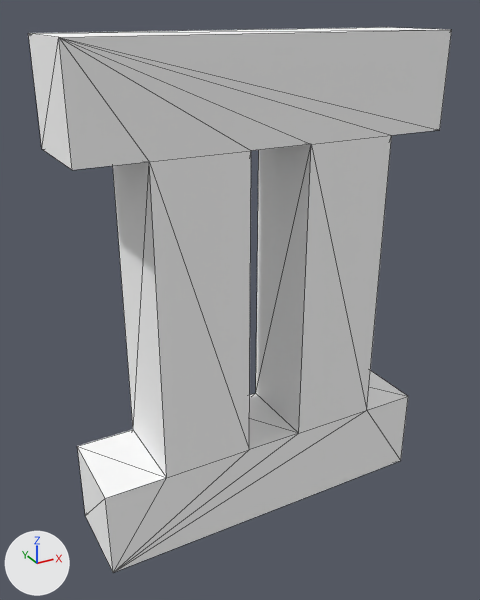
An edit to the OBJ model Assets/Models/Chapters/chapter_two_number.obj, drawn before and after from the same camera.
One viewpoint serves both versions: a 50 mm camera at (-2.04, -3.51, 3.92) aimed at (-0.09, 0.03, 2.15). The lights are fixed; the arrows at lower left show +X, +Y and +Z. The first picture is the older version. Mesh edges are drawn as thin lines. Where no turn or scale is listed for an object, it has been applied to the vertices. Vertices at exactly the same position are counted once.

Before the edit, the objects in view are built like this:
```python
me_untitled = bpy.data.meshes.new('Untitled')
me_untitled.from_pydata(...)  # 32 vertices, 64 faces; spans x -1.2..1.2, y -0.3..0.3, z 0.6..3.8
me_untitled.materials.append(mat_palette)  # picture img_chapter_two_number_png
ob_untitled = bpy.data.objects.new('Untitled', me_untitled)
ob_untitled.location = (0.0, 0.0, 0.0)
```
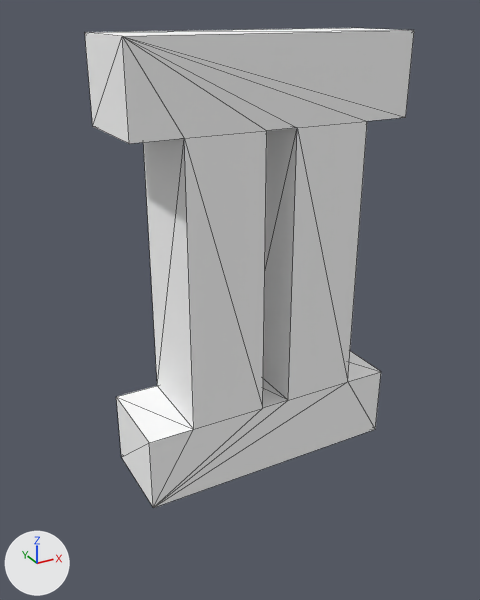
The edits, one by one:
me_untitled is used by ob_untitled; location (0.0, 0.0, 0.0).
me_untitled had 32 vertices, 64 faces and spanned x -1.2..1.2, y -0.3..0.3, z 0.6..3.8.
me_untitled now has 32 vertices, 64 faces and spans x -0.9..0.9, y -0.3..0.3, z 1.0..3.8.
Part 1, on me_untitled:
Vertex 0 of me_untitled moves from (-1.2, -0.3, 0.6) at pixel (113, 572) to (-0.9, -0.3, 1.0) at pixel (153, 507).
Vertex 1 of me_untitled moves from (-1.2, 0.3, 0.6) at pixel (85, 515) to (-0.9, 0.3, 1.0) at pixel (121, 457).
Vertex 2 of me_untitled moves from (-1.2, -0.3, 1.2) at pixel (105, 498) to (-0.9, -0.3, 1.5) at pixel (149, 442).
Vertex 3 of me_untitled moves from (-1.2, 0.3, 1.2) at pixel (77, 446) to (-0.9, 0.3, 1.5) at pixel (116, 396).
Vertex 4 of me_untitled moves from (-1.2, -0.3, 3.2) at pixel (72, 170) to (-0.9, -0.3, 3.3) at pixel (129, 143).
Vertex 5 of me_untitled moves from (-1.2, 0.3, 3.2) at pixel (41, 149) to (-0.9, 0.3, 3.3) at pixel (92, 126).
Vertex 6 of me_untitled moves from (-1.2, -0.3, 3.8) at pixel (58, 37) to (-0.9, -0.3, 3.8) at pixel (122, 36).
Vertex 7 of me_untitled moves from (-1.2, 0.3, 3.8) at pixel (28, 33) to (-0.9, 0.3, 3.8) at pixel (84, 32).
Vertex 8 of me_untitled moves from (-0.8, -0.3, 1.2) at pixel (166, 477) to (-0.6, -0.3, 1.5) at pixel (193, 429).
Vertex 9 of me_untitled moves from (-0.8, 0.3, 1.2) at pixel (133, 429) to (-0.6, 0.3, 1.5) at pixel (157, 385).
Vertex 10 of me_untitled moves from (-0.8, -0.3, 3.2) at pixel (149, 161) to (-0.6, -0.3, 3.3) at pixel (184, 138).
Vertex 11 of me_untitled moves from (-0.8, 0.3, 3.2) to (-0.6, 0.3, 3.3).
Vertex 12 of me_untitled moves from (0.2, -0.3, 1.2) at pixel (298, 433) to (0.1, -0.3, 1.5) at pixel (288, 400).
Vertex 13 of me_untitled moves from (0.2, 0.3, 1.2) at pixel (255, 393) to (0.1, 0.3, 1.5).
Vertex 14 of me_untitled moves from (0.2, -0.3, 3.2) at pixel (311, 144) to (0.1, -0.3, 3.3) at pixel (297, 127).
Vertex 15 of me_untitled moves from (0.2, 0.3, 3.2) to (0.1, 0.3, 3.3).
Vertex 16 of me_untitled moves from (-0.2, -0.3, 1.2) at pixel (249, 449) to (-0.1, -0.3, 1.5) at pixel (262, 408).
Vertex 17 of me_untitled moves from (-0.2, 0.3, 1.2) to (-0.1, 0.3, 1.5).
Vertex 18 of me_untitled moves from (-0.2, -0.3, 3.2) at pixel (251, 150) to (-0.1, -0.3, 3.3) at pixel (266, 130).
Vertex 19 of me_untitled moves from (-0.2, 0.3, 3.2) to (-0.1, 0.3, 3.3).
Vertex 20 of me_untitled moves from (0.8, -0.3, 1.2) at pixel (366, 410) to (0.6, -0.3, 1.5) at pixel (347, 381).
Vertex 21 of me_untitled moves from (0.8, 0.3, 1.2) to (0.6, 0.3, 1.5).
Vertex 22 of me_untitled moves from (0.8, -0.3, 3.2) at pixel (391, 135) to (0.6, -0.3, 3.3) at pixel (367, 121).
Vertex 23 of me_untitled moves from (0.8, 0.3, 3.2) to (0.6, 0.3, 3.3).
Vertex 24 of me_untitled moves from (1.2, -0.3, 0.6) at pixel (400, 460) to (0.9, -0.3, 1.0) at pixel (375, 429).
Vertex 25 of me_untitled moves from (1.2, 0.3, 0.6) to (0.9, 0.3, 1.0).
Vertex 26 of me_untitled moves from (1.2, -0.3, 1.2) at pixel (408, 396) to (0.9, -0.3, 1.5) at pixel (381, 371).
Vertex 27 of me_untitled moves from (1.2, 0.3, 1.2) to (0.9, 0.3, 1.5).
Vertex 28 of me_untitled moves from (1.2, -0.3, 3.2) at pixel (439, 130) to (0.9, -0.3, 3.3) at pixel (405, 117).
Vertex 29 of me_untitled moves from (1.2, 0.3, 3.2) to (0.9, 0.3, 3.3).
Vertex 30 of me_untitled moves from (1.2, -0.3, 3.8) at pixel (451, 29) to (0.9, -0.3, 3.8) at pixel (414, 30).
Vertex 31 of me_untitled moves from (1.2, 0.3, 3.8) at pixel (386, 27) to (0.9, 0.3, 3.8) at pixel (351, 27).

Pixel boxes [x1, y1, x2, y2] of what changed, in the pictures (480 x 600 px):
'Untitled', reshaped (22% narrower, 12% shorter): before [28, 27, 452, 573]; after [85, 28, 414, 508]
